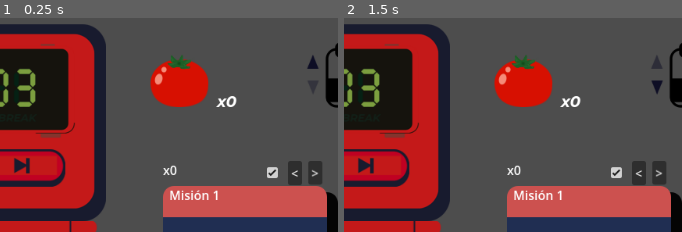
Above: before the commit, frames 1-2 (left to right).
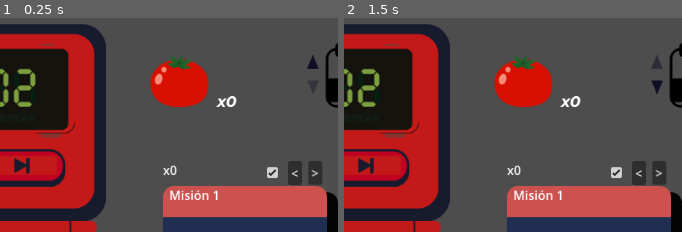
Above: after the commit, the same moments.

Repository: JesusRoberto64/PomoTempo-app
Game: Godot game, scene res://Escenas/Screens/main_screen.tscn
Same seed, same stepped clock (60 frames per second), same inputs: the game is played once before the commit and once after it. The engine's default icon, where the game draws it, is replaced by a stand-in: a white triangle on a blue panel in a dark square.
Inputs (mouse positions are % of the whole screen's width and height, from its top left):
- Up to frame 1 (0.25 s): no input
- Up to frame 2 (1.5 s): click (75, 88) at 0.52 s; type "Alex" at 0.6 s; click (88, 10) at 1.25 s
The pictures show only the part of the screen within x 42-91%, y 0-50%; the shares and areas given below are measured in that part.

The runs differ from the first frame. In frame 1, 0.2% of the frame differs, in the area x 2-11%, y 32-41%; in frame 2, 0.2%.

Commit message:
this new class was concluded and ready to mersh

Diff:
--- a/godot-frtn/Escenas/Display/add_mision.tscn
+++ b/godot-frtn/Escenas/Display/add_mision.tscn
@@ -11,6 +11,7 @@
 layout_mode = 2
 size_flags_horizontal = 3
 placeholder_text = "Add Mision"
+context_menu_enabled = false
 
 [node name="Button" type="Button" parent="."]
 layout_mode = 2
--- a/godot-frtn/Escenas/Display/fecha_display.tscn
+++ b/godot-frtn/Escenas/Display/fecha_display.tscn
@@ -1,8 +1,7 @@
-[gd_scene load_steps=11 format=3 uid="uid://da540mfpl0xwf"]
+[gd_scene load_steps=10 format=3 uid="uid://da540mfpl0xwf"]
 
 [ext_resource type="Script" path="res://Logica/fecha_display.gd" id="1_jsfau"]
 [ext_resource type="Texture2D" uid="uid://denpcklsnq074" path="res://Recursos/Sprites/pomodoro.png" id="2_kjjf7"]
-[ext_resource type="Script" path="res://Logica/DateArithmethics.gd" id="3_066f1"]
 [ext_resource type="FontFile" uid="uid://br40grkrm3qqp" path="res://Recursos/Fonts/Montserrat-BoldItalic.ttf" id="3_k6by3"]
 [ext_resource type="Texture2D" uid="uid://bqqnp6naajdf7" path="res://Recursos/Sprites/calendario.png" id="3_ppxk8"]
 [ext_resource type="Texture2D" uid="uid://dfw536u284wcx" path="res://Recursos/Sprites/triangulo.png" id="4_rndpy"]
@@ -89,8 +88,5 @@
 theme_override_styles/focus = SubResource("StyleBoxTexture_0ms81")
 disabled = true
 
-[node name="DateArithmethics" type="Node" parent="."]
-script = ExtResource("3_066f1")
-
 [connection signal="pressed" from="back" to="." method="_on_back_pressed"]
 [connection signal="pressed" from="forwar" to="." method="_on_forwar_pressed"]
--- a/godot-frtn/Escenas/Display/pomodoro.tscn
+++ b/godot-frtn/Escenas/Display/pomodoro.tscn
@@ -101,9 +101,11 @@
 
 [node name="clack" type="AudioStreamPlayer" parent="."]
 stream = ExtResource("3_kj1jx")
+volume_db = -10.0
 
 [node name="clack2" type="AudioStreamPlayer" parent="."]
 stream = ExtResource("4_1h50i")
+volume_db = -10.0
 
 [connection signal="timeout" from="Timer" to="." method="alarm_Timeout"]
 [connection signal="pressed" from="playPause" to="." method="_on_play_pause_pressed"]
--- a/godot-frtn/Escenas/Screens/main_screen.tscn
+++ b/godot-frtn/Escenas/Screens/main_screen.tscn
@@ -22,7 +22,7 @@
 
 [node name="Pomodoro" parent="." instance=ExtResource("1_wi186")]
 position = Vector2(160, 8)
-Pomodoro = 3.0
+Pomodoro = 2.0
 
 [node name="Alarm" parent="." instance=ExtResource("2_jbx1w")]
 position = Vector2(160, 260)
--- a/godot-frtn/Logica/AddMision.gd
+++ b/godot-frtn/Logica/AddMision.gd
@@ -20,6 +20,7 @@
 		send_Request.connect(client.send_Request)
 	else:
 		client = null
+
 
 func on_Button_Pressed():
 	if textEdit.text == "":
@@ -50,3 +51,8 @@
 
 func enable_Add():
 	textEdit.set_editable(false)
+
+func _input(event):
+	if event.is_action_pressed("ui_accept") and textEdit.has_focus():
+		on_Button_Pressed()
+		textEdit.release_focus()
--- a/godot-frtn/Logica/Client/ParsedClient.gd
+++ b/godot-frtn/Logica/Client/ParsedClient.gd
@@ -1,11 +1,27 @@
 extends Node
 
 func create_New_Date(_date: String):
-	var newFecha = { _date : { "id": Fechas01.registers.size(), "pomodoro": 0 } }
+	var newFecha = { _date : { "id": Fechas01.registers.size(), "pomodoro": 0 }}
 	Fechas01.registers.merge(newFecha)
+	FechasMisionRegistro.register.merge({newFecha[_date].id : {}})
 
-	var newFechaMision = create_new_fecha_mision()
-	FechasMisionRegistro.register.merge({newFecha[_date].id : newFechaMision})
+func add_pomodoro_Display(_todayDate: String):
+	var register = Fechas01.registers[_todayDate]
+	register.merge({ "id": register.id, "pomodoro": register.pomodoro + 1 }, true)
+
+func add_pomodoro_mision(_misionId: int):
+	var register =  MisionesRegister.register[_misionId]
+	register.merge({ "mision": register.mision, "pomodoro": register.pomodoro+1 }, true)
+
+func add_pomo_fecha_mision(_misionId: int):
+	var today = Fechas01.get_last_Date_Id()
+	var fechaMisionRegister = FechasMisionRegistro.register[today]
+	if !fechaMisionRegister.has(_misionId):
+		fechaMisionRegister.merge({_misionId: 0})
+
+	var addedPomo = fechaMisionRegister[_misionId] + 1
+	var newRegister = {_misionId: addedPomo}
+	fechaMisionRegister.merge(newRegister, true)
 
 func create_new_fecha_mision():
 	var newFechaMision = {}
@@ -14,10 +30,9 @@
 	return newFechaMision
 
 func create_new_mision(_name: String):
-	#primero registo cementerio
+	#Primero registo cementerio
 	var id = MisionesRegister.register.size()
-	var newMision = { id : {"mision": _name, "pomodoro": 0 } }
-	MisionesRegister.register.merge(newMision)
-	print(MisionesRegister.register)
-
-	pass
+	var newMisionRegister = { id : {"mision": _name, "pomodoro": 0 } }
+	MisionesRegister.register.merge(newMisionRegister)
+	var newMision = { Misiones.register.size(): {"nombre": _name, "id" : id} }
+	Misiones.register.merge(newMision)
--- a/godot-frtn/Logica/DataBaseModels/Fechas.gd
+++ b/godot-frtn/Logica/DataBaseModels/Fechas.gd
@@ -9,3 +9,11 @@
 	"2024-07-22" : {"id": 5, "pomodoro": 15 },
 	"2024-07-23" : {"id": 6, "pomodoro": 5 },
 }
+
+func get_last_Date()-> String:
+	var keysArr = registers.keys()
+	return keysArr[keysArr.size()-1]
+
+func get_last_Date_Id()-> int:
+	var lastDate = get_last_Date()
+	return registers.get(lastDate).id
--- a/godot-frtn/Logica/alarm.gd
+++ b/godot-frtn/Logica/alarm.gd
@@ -22,8 +22,9 @@
 func _on_plus_pressed():
 	volume += 2
 	volume = min(volume,maxVol)
-	audioTest.volume_db = volume
-	audioBell.volume_db = volume
+	#audioTest.volume_db = volume
+	#audioBell.volume_db = volume
+	AudioServer.set_bus_volume_db(0,volume)
 	audioTest.play()
 
 func _on_minus_pressed():
@@ -32,6 +33,7 @@
 	if volume <= minVol:
 		#Mute = volume = -14
 		return
-	audioTest.volume_db = volume
-	audioBell.volume_db = volume
+	#audioTest.volume_db = volume
+	#audioBell.volume_db = volume
+	AudioServer.set_bus_volume_db(0,volume)
 	audioTest.play()
--- a/godot-frtn/Logica/fecha_display.gd
+++ b/godot-frtn/Logica/fecha_display.gd
@@ -12,8 +12,6 @@
 var monDict = {1:"ENE",2:"FEB",3:"MAR",4:"ABR",5:"MAY",6:"JUN",7:"JUL",8:"AGO",9:"SEP",10:"OCT",11:"NOV",12:"DIC"}
 var today
 var currentDay
-
-@onready var DateArith = $DateArithmethics
 
 signal on_Date_Change(_add)
 
--- a/godot-frtn/Logica/main_screen.gd
+++ b/godot-frtn/Logica/main_screen.gd
@@ -16,11 +16,12 @@
 	Pomodoro.pomodoro_alarm.connect(PanelMision.add_Pomodoro)
 	Pomodoro.pomodoro_alarm.connect(DateDisplay.add_Pomodoro)
 	Pomodoro.pomodoro_alarm.connect(Alarm.pomodoro_Alarm)
+	Pomodoro.pomodoro_alarm.connect(on_Add_Pomodoro)
 	Pomodoro.break_alarm.connect(Alarm.break_Alarm)
 
 	AddMision.send_Mision.connect(PanelMision.add_Mision)
 
-	PanelMision
+	PanelMision.on_Add_Mision.connect(Client.create_new_mision)
 
 	DateDisplay.on_Date_Change.connect(on_Date_Change)
 
@@ -31,13 +32,50 @@
 
 func on_Date_Change(_add):
 	currentDay = DateControlller.adjust_Days(currentDay,_add)
+	update_date_display()
+	#set_Date_Display(DateDisplay, currentDay)
+	#DateDisplay.currentDay = currentDay
+
+	if !Fechas01.registers.has(currentDay):
+		PanelMision.reset_Panel()
+	else:
+		update_pomodoro_display()
+		pass
+
+	#fetch_Date_Pomodoro(DateDisplay, currentDay)
+	#var refreshPomo = get_Pomodoro_Date_Arr(currentDay)
+	#PanelMision.refresh_Pomodoros(refreshPomo)
+
+func update_date_display():
 	set_Date_Display(DateDisplay, currentDay)
 	DateDisplay.currentDay = currentDay
 
-	if !Fechas01.registers.has(currentDay):
-		PanelMision.reset_Panel()
-		return
-
+func update_pomodoro_display():
 	fetch_Date_Pomodoro(DateDisplay, currentDay)
 	var refreshPomo = get_Pomodoro_Date_Arr(currentDay)
 	PanelMision.refresh_Pomodoros(refreshPomo)
+
+func on_Add_Pomodoro():
+	Client.add_pomodoro_Display(today)
+	var curretMisionId = get_current_Mision_Id()
+	#Client.add_pomodoro_mision(curretMisionId)
+	#Client.add_pomo_fecha_mision(curretMisionId)
+	add_pomodoro_to_mision(curretMisionId)
+	if currentDay != today:
+		currentDay = today
+		update_date_display()
+		#set_Date_Display(DateDisplay, currentDay)
+		#DateDisplay.currentDay = currentDay
+		DateDisplay.forwardBtn.disabled = true
+		update_pomodoro_display()
+		#fetch_Date_Pomodoro(DateDisplay, currentDay)
+		#var refreshPomo = get_Pomodoro_Date_Arr(currentDay)
+		#PanelMision.refresh_Pomodoros(refreshPomo)
+
+func add_pomodoro_to_mision(_misionId: int):
+	Client.add_pomodoro_mision(_misionId)
+	Client.add_pomo_fecha_mision(_misionId)
+
+func get_current_Mision_Id()->int:
+	var curMisionIndex :int = PanelMision.curMision
+	return Misiones.register[curMisionIndex].id
--- a/godot-frtn/Logica/mision_mini_panel.gd
+++ b/godot-frtn/Logica/mision_mini_panel.gd
@@ -82,7 +82,7 @@
 	set_Selected_Mision()
 	set_Pomodoros_Mision(pomoArr[curPanel])
 
-func add_Mision(_new):
+func add_Mision(_new: String):
 	misiones.append(_new)
 	pomoArr.append(0)
 
--- a/godot-frtn/project.godot
+++ b/godot-frtn/project.godot
@@ -40,6 +40,15 @@
 "scaling_mode": 2
 }
 
+[input]
+
+ui_accept={
+"deadzone": 0.5,
+"events": [Object(InputEventKey,"resource_local_to_scene":false,"resource_name":"","device":0,"window_id":0,"alt_pressed":false,"shift_pressed":false,"ctrl_pressed":false,"meta_pressed":false,"pressed":false,"keycode":4194309,"physical_keycode":0,"key_label":0,"unicode":0,"echo":false,"script":null)
+, Object(InputEventKey,"resource_local_to_scene":false,"resource_name":"","device":0,"window_id":0,"alt_pressed":false,"shift_pressed":false,"ctrl_pressed":false,"meta_pressed":false,"pressed":false,"keycode":4194310,"physical_keycode":0,"key_label":0,"unicode":0,"echo":false,"script":null)
+]
+}
+
 [rendering]
 
 renderer/rendering_method="gl_compatibility"
